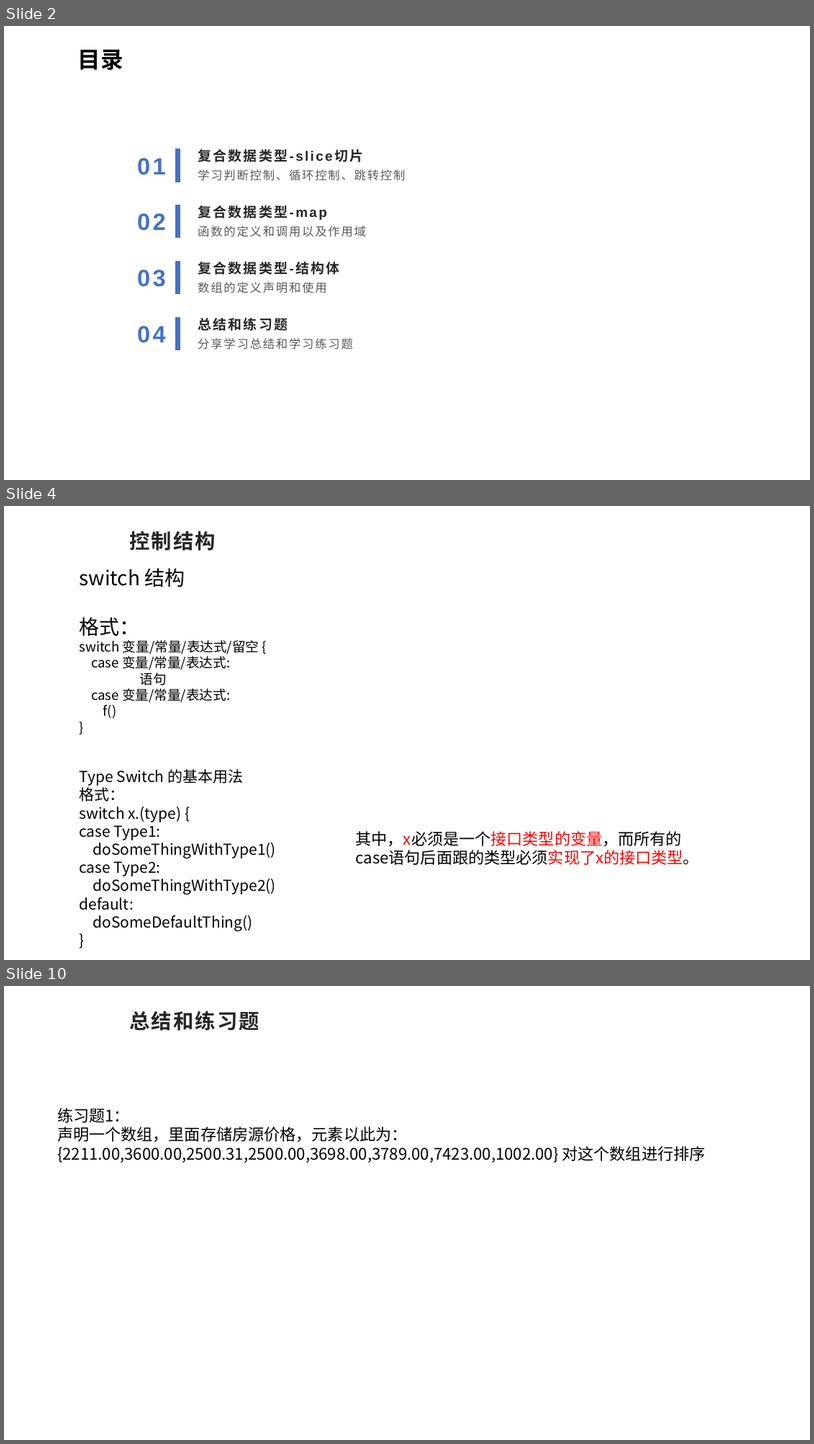
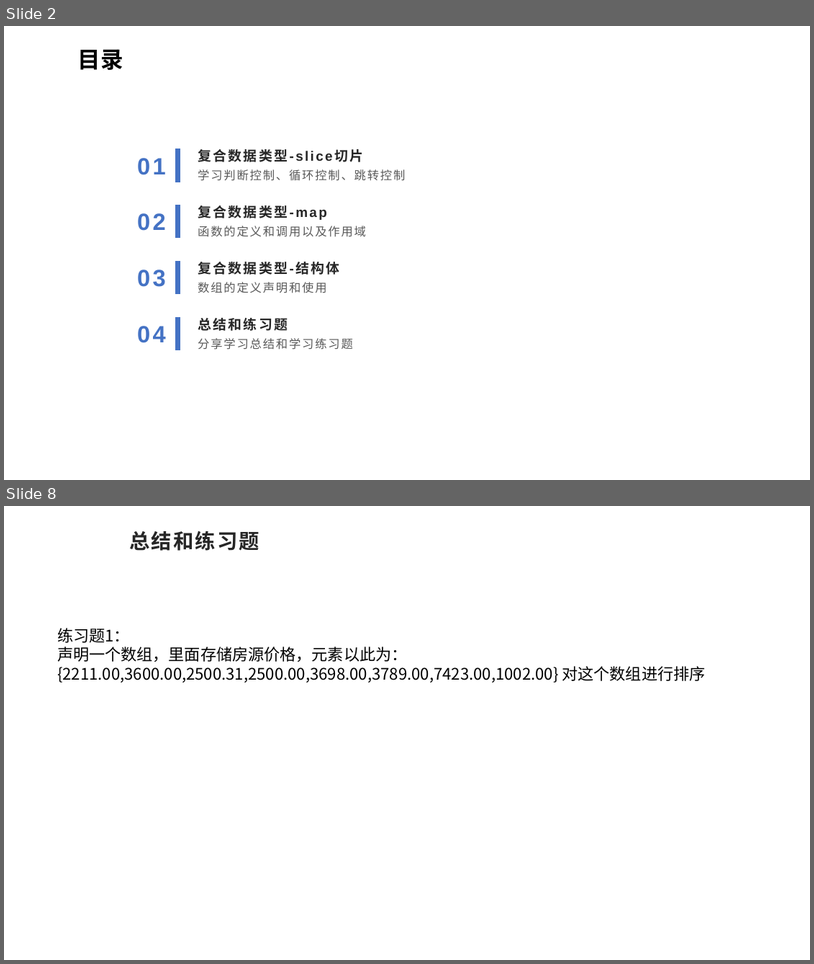
Before and after one commit to sqc157400661/better_study_for_golang, a slide deck: 04/go基础知识.pptx. Shown one above the other, each under a label of ours: slides 2, 4 and 10 before the commit, slides 2 and 8 after it; the slides between them are not shown. The pictures are 814x1444 and 814x964 pixels, drawn with LibreOffice and Linux fonts; fonts in the diff are those of the drawing; background and template pictures are left out. Boxes give left, top, right and bottom in pixels: in the first picture for what was removed or moved away, otherwise in the second. Text is boxed around its words. In the diff, an @@ line names an element or a change of style, - is before the commit and + after.

Commit message:
map知识和部分结构体相关知识

```diff
--- a/04/go基础知识.pptx
+++ b/04/go基础知识.pptx
@@ slide 4 removed at [4, 506, 810, 960], background picture (left out) @@
@@ title removed at [129, 531, 216, 551] @@
-控制结构
@@ text removed at [79, 568, 276, 931] @@
-switch 结构
-格式：
-switch 变量/常量/表达式/留空 {
-case 变量/常量/表达式:
-语句
-case 变量/常量/表达式:
-f()
-}
-Type Switch 的基本用法
-格式：
-switch x.(type) {
-case Type1:
-doSomeThingWithType1()
-case Type2:
-doSomeThingWithType2()
-default:
-doSomeDefaultThing()
-}
@@ text removed at [356, 831, 700, 865] @@
-其中，x必须是一个接口类型的变量，而所有的case语句后面跟的类型必须实现了x的接口类型。
@@ what was slide 10 is now slide 8 @@
```
Also in this commit, not shown: 1 slide changed, 4 slides added, 5 other slides removed, 7 other files.
